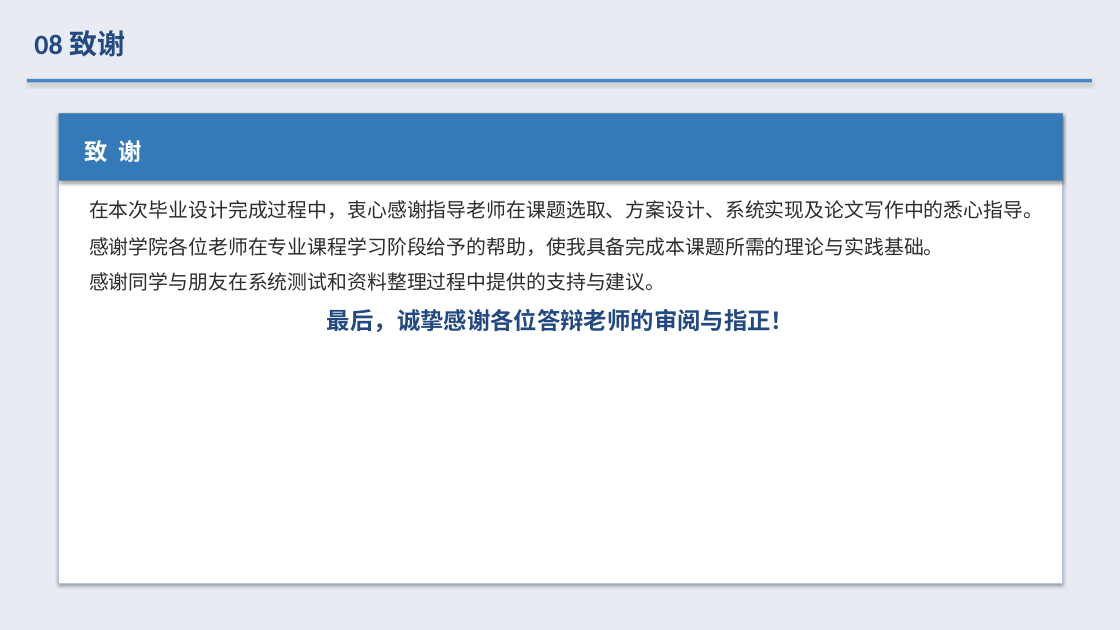
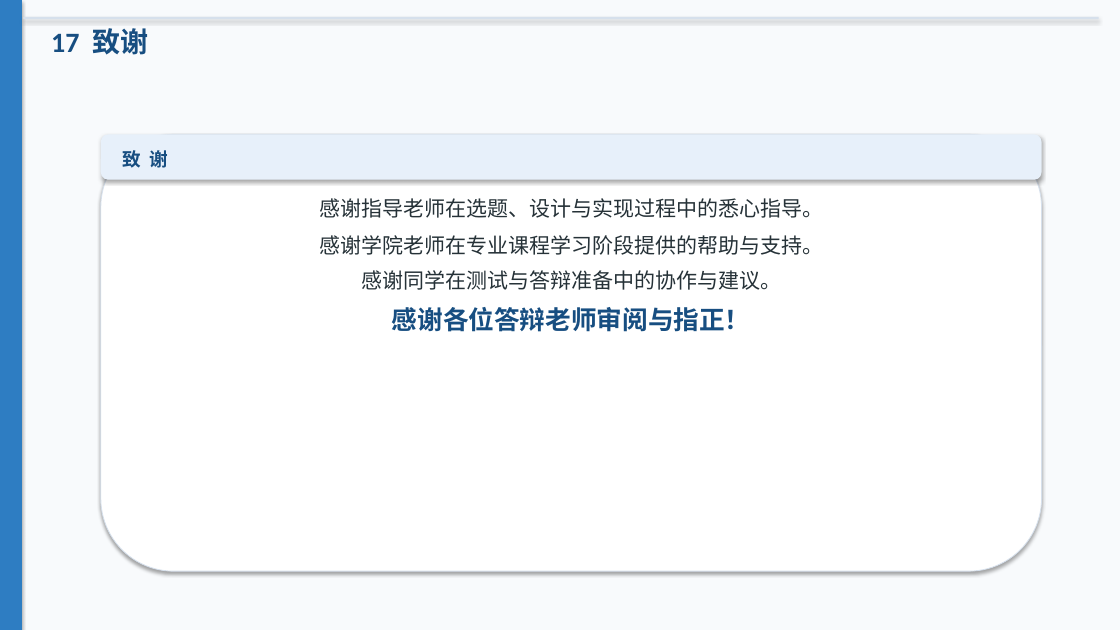
Before and after one commit to cxkqq/Student_Exam, a slide deck: slide 18 of defense_ppt.pptx (slide 15 before the commit). Drawn at 1120x630 pixels with LibreOffice and Linux fonts; fonts in the diff are those of the drawing. Boxes give left, top, right and bottom in pixels: in the first picture for what was removed or moved away, otherwise in the second. Text is boxed around its words. In the diff, an @@ line names an element or a change of style, - is before the commit and + after.

```diff
--- a/defense_ppt.pptx
+++ b/defense_ppt.pptx
@@ rectangle at <box>0,0,1120,630</box>: fill #E8ECF2 to #F8FAFC @@
@@ rectangle added at <box>0,0,22,630</box>, fill #2E7DC2 @@
@@ rectangle: place and size @@
-rectangle at <box>27,79,1092,82</box>
+rectangle at <box>24,17,1099,19</box>
@@ rectangle at <box>24,17,1099,19</box>: fill #4887C4 to #D6E0EC @@
@@ text at <box>51,28,148,55</box>: text changed; text colour #224981 to #174E81 @@
-08 致谢
+17 致谢
@@ rectangle removed at <box>59,113,1063,584</box> @@
@@ rectangle removed at <box>59,113,1063,181</box> @@
@@ rounded rectangle added at <box>101,134,1042,571</box>, fill #FFFFFF, outline #D6E0EC 0.75 pt @@
@@ rounded rectangle added at <box>101,134,1042,180</box>, fill #E7F0FA @@
@@ text "致 谢": place and size @@
-text "致 谢" at <box>85,140,142,162</box>
+text "致 谢" at <box>123,150,169,168</box>
@@ text "致 谢" at <box>123,150,169,168</box>: size 20 to 16 pt, text colour #FFFFFF to #174E81; line spacing 1.25 to 1.2; less space between paragraphs @@
@@ text at <box>319,198,823,332</box>: text changed; size 17 to 18 pt; text colour #2D2D2D to #263238 @@
-在本次毕业设计完成过程中，衷心感谢指导老师在课题选取、方案设计、系统实现及论文写作中的悉心指导。
-感谢学院各位老师在专业课程学习阶段给予的帮助，使我具备完成本课题所需的理论与实践基础。
-感谢同学与朋友在系统测试和资料整理过程中提供的支持与建议。
-最后，诚挚感谢各位答辩老师的审阅与指正！
+感谢指导老师在选题、设计与实现过程中的悉心指导。
+感谢学院老师在专业课程学习阶段提供的帮助与支持。
+感谢同学在测试与答辩准备中的协作与建议。
+感谢各位答辩老师审阅与指正！
```
Also in this commit, not shown: 5 other slides changed, 12 slides added, 9 slides removed.
